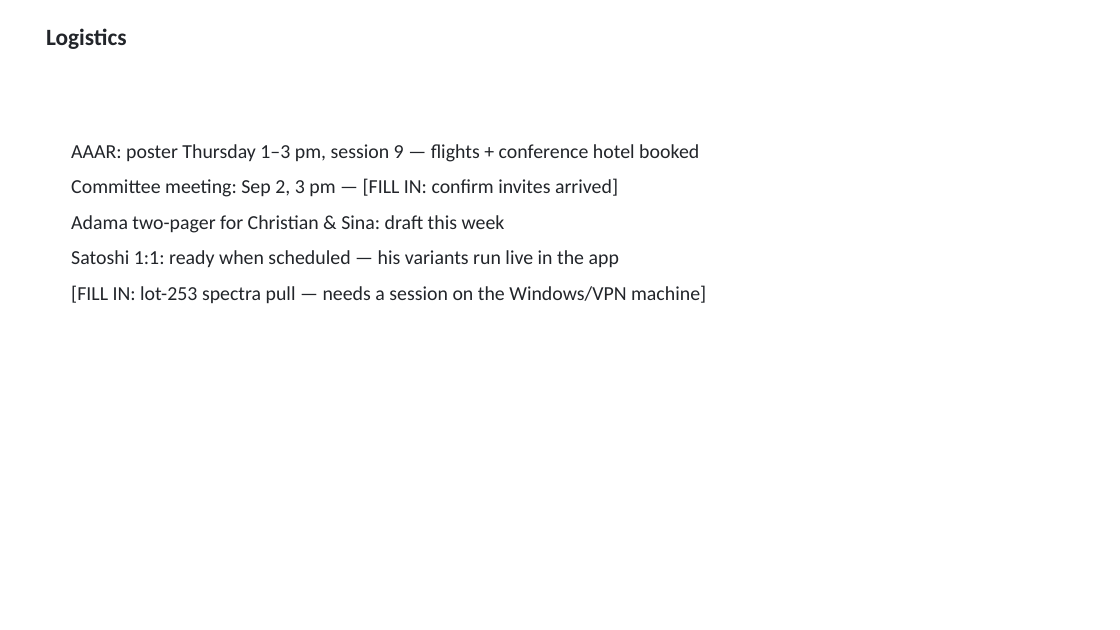
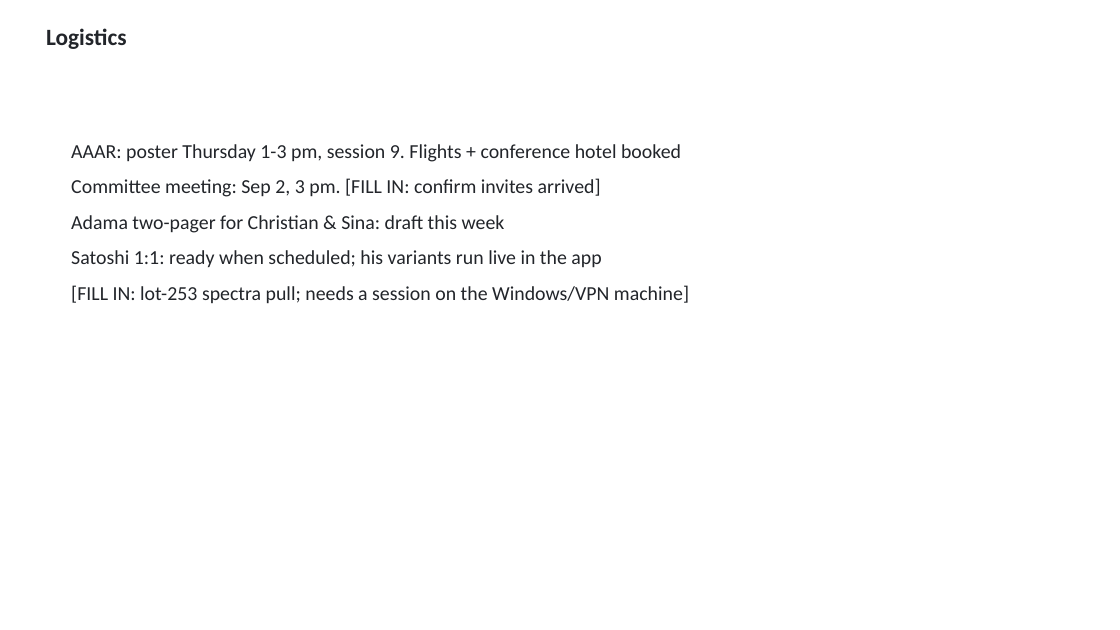
Before and after one commit to ahzs645/aethmodular, a slide deck: slide 30 of deliverables/ftir_group_2026-08-27/ftir_group_2026-08-27.pptx. Drawn at 1120x630 pixels with LibreOffice and Linux fonts; fonts in the diff are those of the drawing. Boxes give left, top, right and bottom in pixels: in the first picture for what was removed or moved away, otherwise in the second. Text is boxed around its words. In the diff, an @@ line names an element or a change of style, - is before the commit and + after.

```diff
--- a/deliverables/ftir_group_2026-08-27/ftir_group_2026-08-27.pptx
+++ b/deliverables/ftir_group_2026-08-27/ftir_group_2026-08-27.pptx
@@ text at [71, 144, 681, 197]: text changed @@
-AAAR: poster Thursday 1–3 pm, session 9 — flights + conference hotel booked
-Committee meeting: Sep 2, 3 pm — [FILL IN: confirm invites arrived]
+AAAR: poster Thursday 1-3 pm, session 9. Flights + conference hotel booked
+Committee meeting: Sep 2, 3 pm. [FILL IN: confirm invites arrived]
@@ text at [71, 250, 689, 304]: text changed @@
-Satoshi 1:1: ready when scheduled — his variants run live in the app
-[FILL IN: lot-253 spectra pull — needs a session on the Windows/VPN machine]
+Satoshi 1:1: ready when scheduled; his variants run live in the app
+[FILL IN: lot-253 spectra pull; needs a session on the Windows/VPN machine]
```
Also in this commit, not shown: 22 other slides changed, 3 slides added, 2 slides removed, 6 other files.
